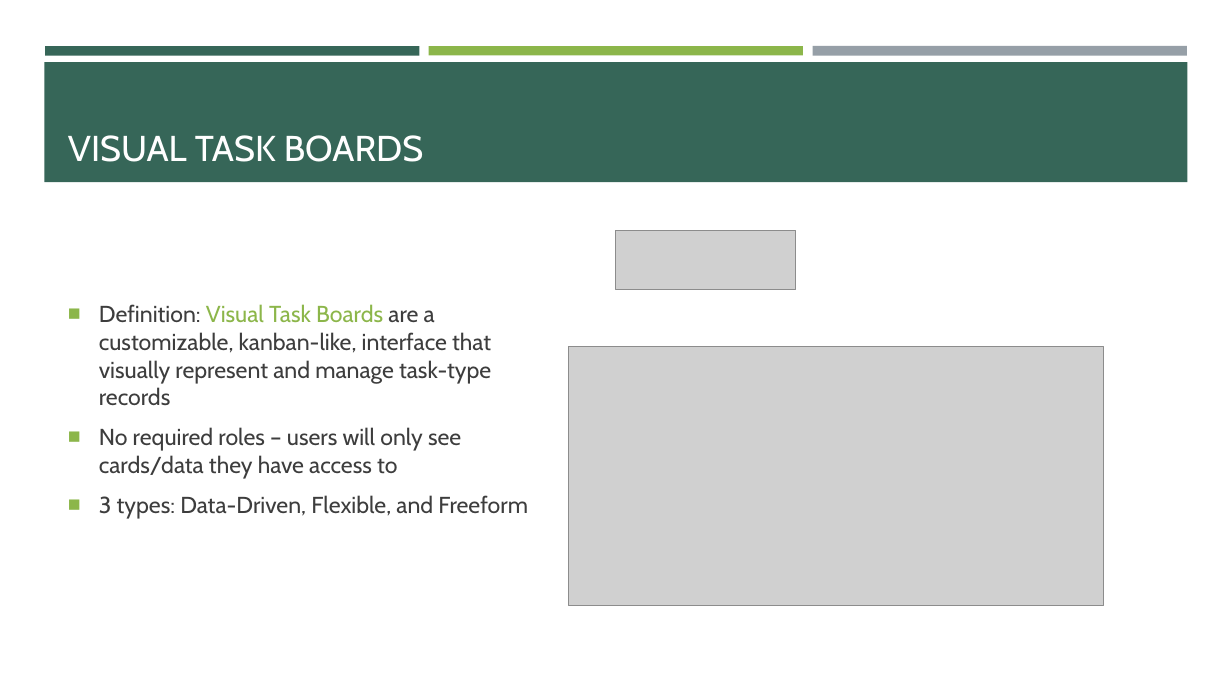
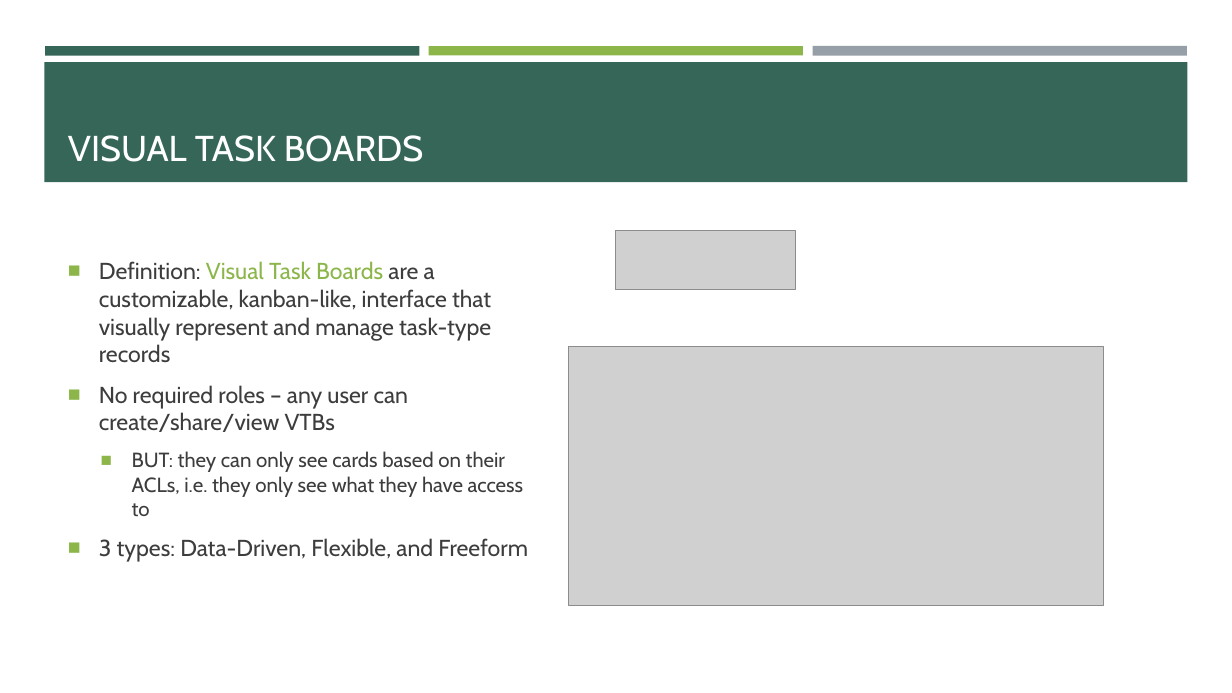
Before and after one commit to e-m-wilson/SNOW, a slide deck: slide 2 of Week_5/Self_Service_&_Automation.pptx. Drawn at 1232x693 pixels with LibreOffice and Linux fonts; fonts in the diff are those of the drawing; grey boxes stand for pictures. Boxes give left, top, right and bottom in pixels: in the first picture for what was removed or moved away, otherwise in the second. Text is boxed around its words. In the diff, an @@ line names an element or a change of style, - is before the commit and + after.

Commit message:
update

```diff
--- a/Week_5/Self_Service_&_Automation.pptx
+++ b/Week_5/Self_Service_&_Automation.pptx
@@ text at [99, 385, 524, 516]: text changed; size 18 to 16 pt @@
-■ No required roles – users will only see cards/data they have access to
+■ No required roles – any user can create/share/view VTBs
+  ■ BUT: they can only see cards based on their ACLs, i.e. they only see what they have access to
```
Also in this commit, not shown: 12 slides added, 1 slide removed.
